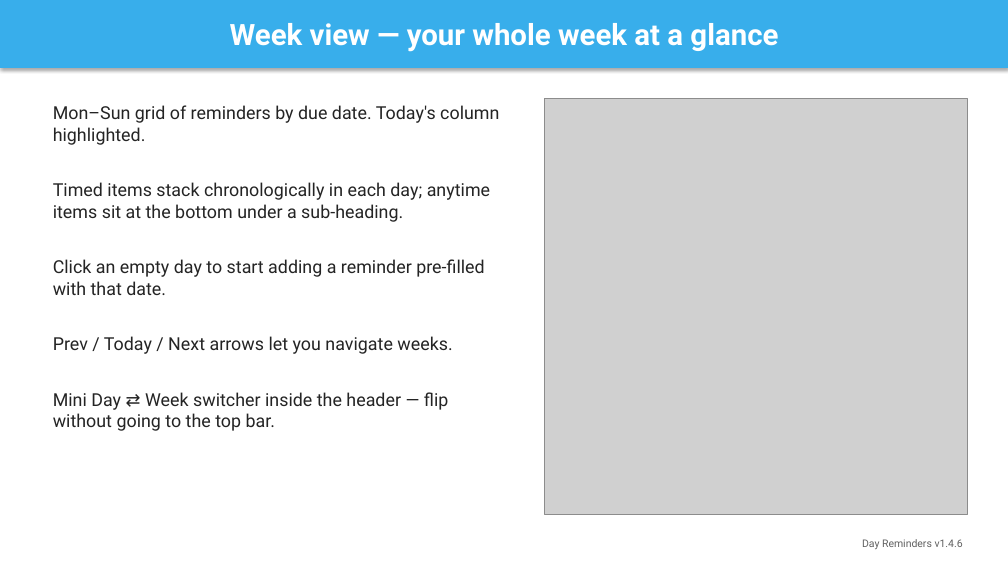
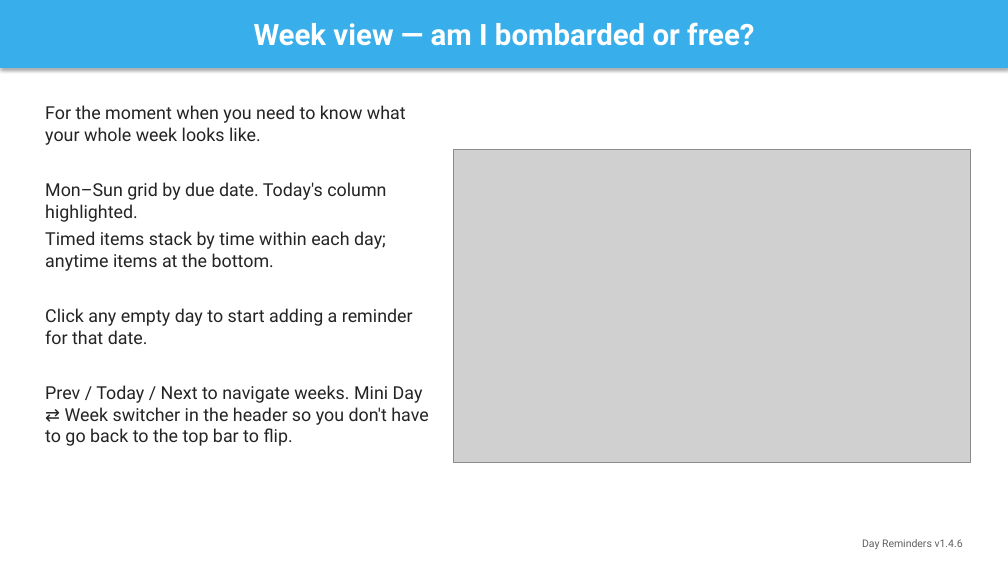
Before and after one commit to projectvelox/team-reminder, a slide deck: slide 6 of docs/DayReminders-Overview.pptx. Drawn at 1008x567 pixels with LibreOffice and Linux fonts; fonts in the diff are those of the drawing; grey boxes stand for pictures. Boxes give left, top, right and bottom in pixels: in the first picture for what was removed or moved away, otherwise in the second. Text is boxed around its words. In the diff, an @@ line names an element or a change of style, - is before the commit and + after.

```diff
--- a/docs/DayReminders-Overview.pptx
+++ b/docs/DayReminders-Overview.pptx
@@ text in rectangle at <box>254,22,754,46</box>: text changed @@
-Week view — your whole week at a glance
+Week view — am I bombarded or free?
@@ text at <box>45,105,428,446</box>: text changed @@
-Mon–Sun grid of reminders by due date. Today's column highlighted.
-Timed items stack chronologically in each day; anytime items sit at the bottom under a sub-heading.
-Click an empty day to start adding a reminder pre-filled with that date.
-Prev / Today / Next arrows let you navigate weeks.
-Mini Day ⇄ Week switcher inside the header — flip without going to the top bar.
+For the moment when you need to know what your whole week looks like.
+Mon–Sun grid by due date. Today's column highlighted.
+Timed items stack by time within each day; anytime items at the bottom.
+Click any empty day to start adding a reminder for that date.
+Prev / Today / Next to navigate weeks. Mini Day ⇄ Week switcher in the header so you don't have to go back to the top bar to flip.
@@ picture: place and size @@
-picture at <box>544,98,968,514</box>
+picture at <box>454,150,970,463</box>
```
Also in this commit, not shown: 7 other slides changed, 3 other files.
